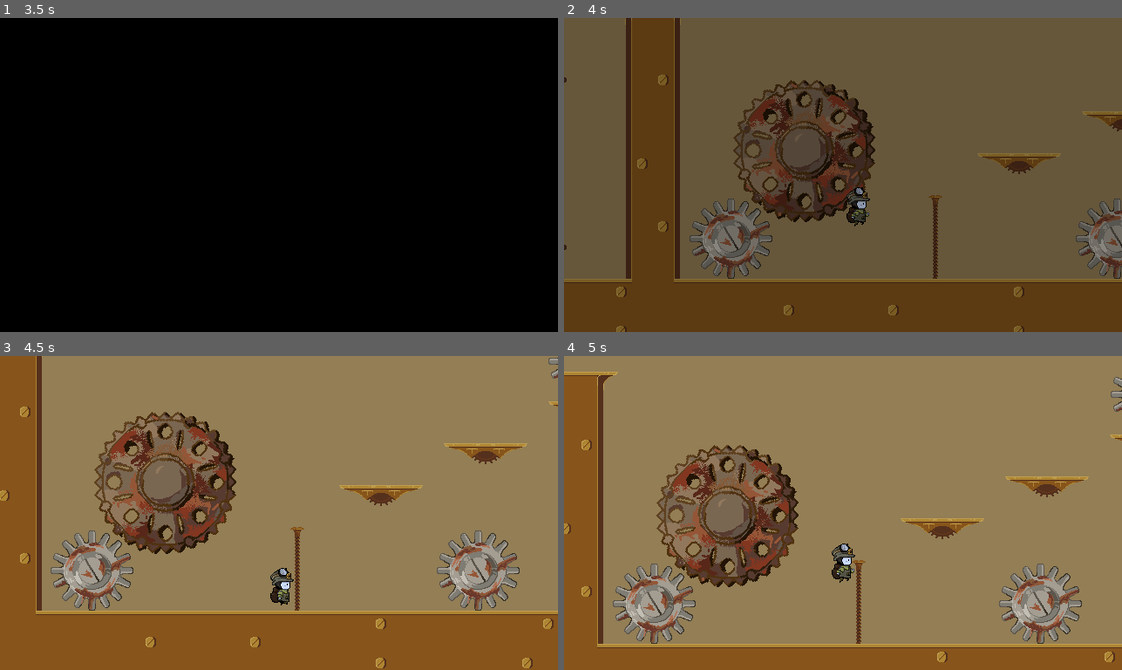
Above: before the commit, frames 1-4 (two rows, left to right).
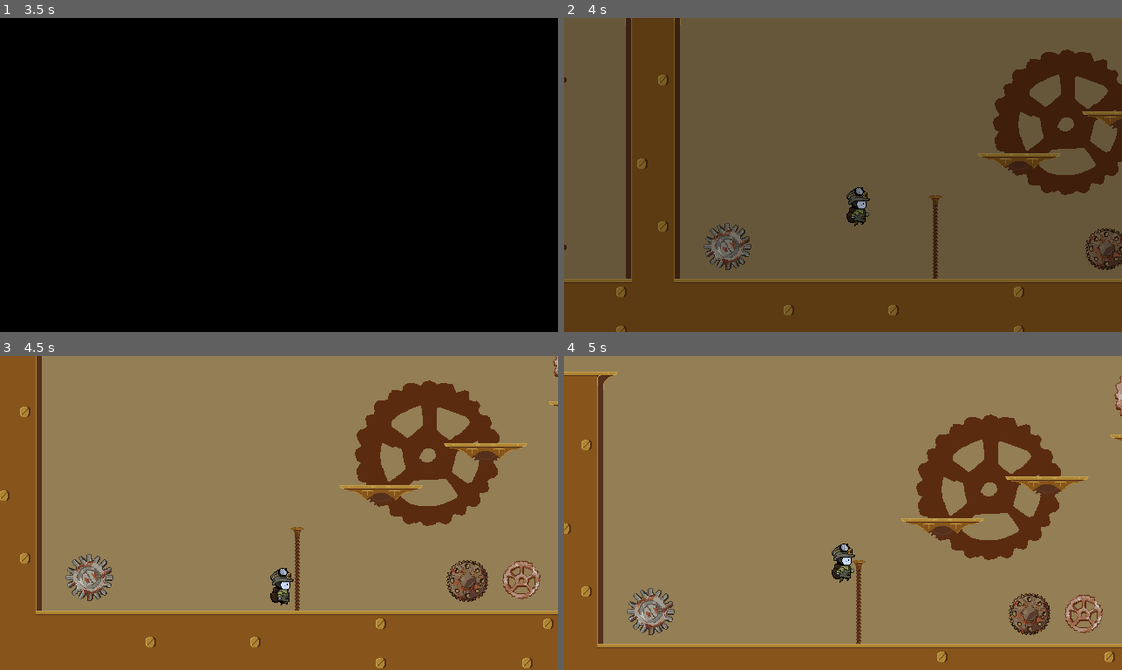
Above: after the commit, the same moments.

Repository: Tarnest/meow-meow-gj
Game: Godot game, scene res://scenes/start/start.tscn
Same seed, same stepped clock (60 frames per second), same inputs: the game is played once before the commit and once after it.
Inputs (mouse positions are in pixels of both pictures, inside the frame that each line leads up to):
- Up to frame 1 (3.5 s): click "Start" at 0.5 s; tap Enter at 1.25 s; move the mouse to (401, 159) at 1.27 s; hold Right (move_right) 1.28-2.78 s; tap E (interact) at 1.35, 2.85 s; tap Space (jump) at 1.52, 2.27 s; move the mouse to (167, 190) at 2.02 s; tap A (move) at 2.1 s; move the mouse to (334, 105) at 2.77 s
- Up to frame 2 (4 s): move the mouse to (815, 237) at 3.52 s; hold Right (move_right) from 3.53 s (still down); tap A (move) at 3.6 s; tap Space (jump) at 3.77 s
- Up to frame 3 (4.5 s): keep holding Right (move_right); move the mouse to (446, 560) at 4.27 s; tap E (interact) at 4.35 s
- Up to frame 4 (5 s): keep holding Right (move_right); tap Space (jump) at 4.52 s

Frame 1 is identical in both runs. In frame 2, 14% of the frame differs, in the area x 22-100%, y 10-84%; in frame 3, 18%; in frame 4, 18%, in the area x 8-100%, y 6-92%.

Commit message:
Added New Gears to Level

Diff:
--- a/scenes/watch/gear/cogs/deco_cogs/deco_cog_1.tscn
+++ b/scenes/watch/gear/cogs/deco_cogs/deco_cog_1.tscn
@@ -3,4 +3,6 @@
 [ext_resource type="Texture2D" uid="uid://cebguek7xwmcw" path="res://scenes/watch/gear/cogs/deco_cogs/Dark_cog_1.png" id="1_hi372"]
 
 [node name="DecoCog1" type="Sprite2D" unique_id=599109763]
+z_index = -1
+texture_filter = 1
 texture = ExtResource("1_hi372")
--- a/scenes/watch/gear/cogs/deco_cogs/deco_cog_2.tscn
+++ b/scenes/watch/gear/cogs/deco_cogs/deco_cog_2.tscn
@@ -3,4 +3,6 @@
 [ext_resource type="Texture2D" uid="uid://drqi4atfufder" path="res://scenes/watch/gear/cogs/deco_cogs/Dark_cog_2.png" id="1_cvaxp"]
 
 [node name="DecoCog2" type="Sprite2D" unique_id=8414142]
+z_index = -1
+texture_filter = 1
 texture = ExtResource("1_cvaxp")
--- a/scenes/watch/watch.tscn
+++ b/scenes/watch/watch.tscn
@@ -1,11 +1,18 @@
 [gd_scene format=4 uid="uid://0r2x60uhgp2f"]
 
 [ext_resource type="Script" uid="uid://cp8h1ky1fwvhs" path="res://scenes/watch/watch.gd" id="1_d4mxv"]
-[ext_resource type="PackedScene" uid="uid://bscvb5cnf24kd" path="res://scenes/watch/gear/gear.tscn" id="1_dfm8d"]
 [ext_resource type="PackedScene" uid="uid://0ijfod5uxjbd" path="res://scenes/player/player.tscn" id="2_6srqp"]
 [ext_resource type="PackedScene" uid="uid://bm5f4np6qwqrl" path="res://scenes/start/start.tscn" id="2_nv6nr"]
 [ext_resource type="PackedScene" uid="uid://dmflet3o5gy2o" path="res://scenes/watch/gear/cogs/large_cogs/large_cog_1.tscn" id="4_ualig"]
+[ext_resource type="PackedScene" uid="uid://ctlicl04ex14k" path="res://scenes/watch/gear/cogs/medium_cogs/medium_cog_2.tscn" id="5_ji788"]
 [ext_resource type="PackedScene" uid="uid://eboqofrubrvp" path="res://scenes/tilemap/tile_map_layer.tscn" id="5_nv6nr"]
+[ext_resource type="PackedScene" uid="uid://b684dyhec2f73" path="res://scenes/watch/gear/cogs/small_cogs/small_cog_1.tscn" id="5_rxv5o"]
+[ext_resource type="PackedScene" uid="uid://deooywtwq7sh4" path="res://scenes/watch/gear/cogs/small_cogs/small_cog_2.tscn" id="6_dw8ys"]
+[ext_resource type="PackedScene" uid="uid://dcyg3g3iu8gnd" path="res://scenes/watch/gear/cogs/small_cogs/small_cog_3.tscn" id="7_b3etc"]
+[ext_resource type="PackedScene" uid="uid://dqrwmnemh4tti" path="res://scenes/watch/gear/cogs/large_cogs/large_cog_2.tscn" id="8_suehv"]
+[ext_resource type="PackedScene" uid="uid://dkn667rpq0gmi" path="res://scenes/watch/gear/cogs/medium_cogs/medium_cog_3.tscn" id="9_sm5pv"]
+[ext_resource type="PackedScene" uid="uid://dt3p05ik6a1b6" path="res://scenes/watch/gear/cogs/deco_cogs/deco_cog_1.tscn" id="12_b3etc"]
+[ext_resource type="PackedScene" uid="uid://ddnnojx5aq4gq" path="res://scenes/watch/gear/cogs/deco_cogs/deco_cog_2.tscn" id="13_suehv"]
 
 [node name="Watch" type="Node2D" unique_id=1601395757]
 script = ExtResource("1_d4mxv")
@@ -14,29 +21,29 @@
 [node name="Gears" type="Node2D" parent="." unique_id=1380636468]
 unique_name_in_owner = true
 
-[node name="Gear" parent="Gears" unique_id=1252970662 instance=ExtResource("1_dfm8d")]
-position = Vector2(-679, 290)
+[node name="LargeCog1" parent="Gears" unique_id=150595530 instance=ExtResource("4_ualig")]
+position = Vector2(298, -229)
 
-[node name="Gear2" parent="Gears" unique_id=1196473469 instance=ExtResource("1_dfm8d")]
-position = Vector2(-108, 50)
+[node name="SmallCog1" parent="Gears" unique_id=1252970662 instance=ExtResource("5_rxv5o")]
+position = Vector2(-683, 298)
 
-[node name="Gear3" parent="Gears" unique_id=1702856486 instance=ExtResource("1_dfm8d")]
-position = Vector2(300, -190)
+[node name="MediumCog2" parent="Gears" unique_id=1407485998 instance=ExtResource("5_ji788")]
+position = Vector2(-109, 50)
 
-[node name="Gear4" parent="Gears" unique_id=814180954 instance=ExtResource("1_dfm8d")]
-position = Vector2(-236, 290)
+[node name="SmallCog2" parent="Gears" unique_id=1198417517 instance=ExtResource("6_dw8ys")]
+position = Vector2(-249, 302)
 
-[node name="Gear5" parent="Gears" unique_id=696044906 instance=ExtResource("1_dfm8d")]
-position = Vector2(1270, 2)
+[node name="SmallCog3" parent="Gears" unique_id=1323788451 instance=ExtResource("7_b3etc")]
+position = Vector2(-187, 301)
 
-[node name="Gear6" parent="Gears" unique_id=137707946 instance=ExtResource("1_dfm8d")]
-position = Vector2(1676, 290)
+[node name="MediumCog3" parent="Gears" unique_id=2092090137 instance=ExtResource("5_ji788")]
+position = Vector2(1269, 2)
 
-[node name="Gear7" parent="Gears" unique_id=1008786107 instance=ExtResource("1_dfm8d")]
-position = Vector2(1980, -406)
+[node name="LargeCog2" parent="Gears" unique_id=422605335 instance=ExtResource("8_suehv")]
+position = Vector2(1979, -445)
 
-[node name="LargeCog1" parent="Gears" unique_id=150595530 instance=ExtResource("4_ualig")]
-position = Vector2(-595, 189)
+[node name="MediumCog4" parent="Gears" unique_id=958041597 instance=ExtResource("9_sm5pv")]
+position = Vector2(1658, 287)
 
 [node name="Player" parent="." unique_id=2002699047 instance=ExtResource("2_6srqp")]
 position = Vector2(-592, 316)
@@ -46,4 +53,12 @@
 position_smoothing_enabled = true
 
 [node name="TileMapLayer" parent="." unique_id=1532222105 instance=ExtResource("5_nv6nr")]
-tile_map_data = PackedByteArray("AAAEAA4AAgAIAAIAAAAFAA4AAgA …(21120 unchanged characters)… IAAMAAAA/ABEAAgAIAAMAAAA9ABEAAgAIAAMAAAA=")
+tile_map_data = PackedByteArray("AAAEAA4AAgAIAAIAAAAFAA4AAgA …(21120 unchanged characters)… IAAMAAAA/ABEAAgAIAAMAAAA9ABEAAgAIAAMAAAAmAAoAAgAHAAUAAAAnAAoAAgAIAAUAAAAoAAoAAgAJAAUAAAAvAAgAAgAHAAUAAAAwAAgAAgAIAAUAAAAxAAgAAgAJAAUAAAA=")
+
+[node name="DecoGears" type="Node2D" parent="." unique_id=1340734974]
+
+[node name="DecoCog1" parent="DecoGears" unique_id=599109763 instance=ExtResource("12_b3etc")]
+position = Vector2(135, 325)
+
+[node name="DecoCog2" parent="DecoGears" unique_id=8414142 instance=ExtResource("13_suehv")]
+position = Vector2(-295, 156)
